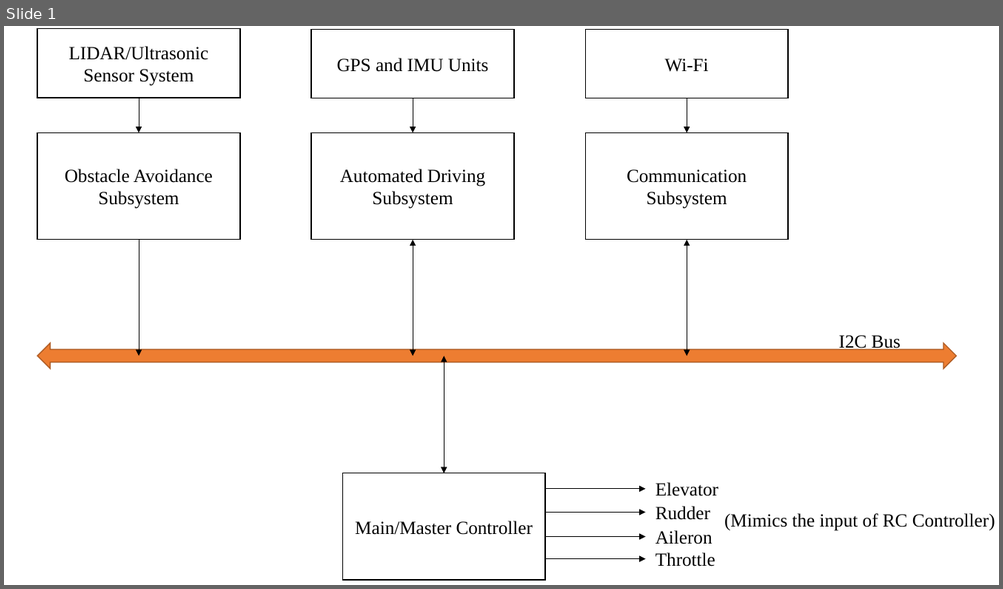
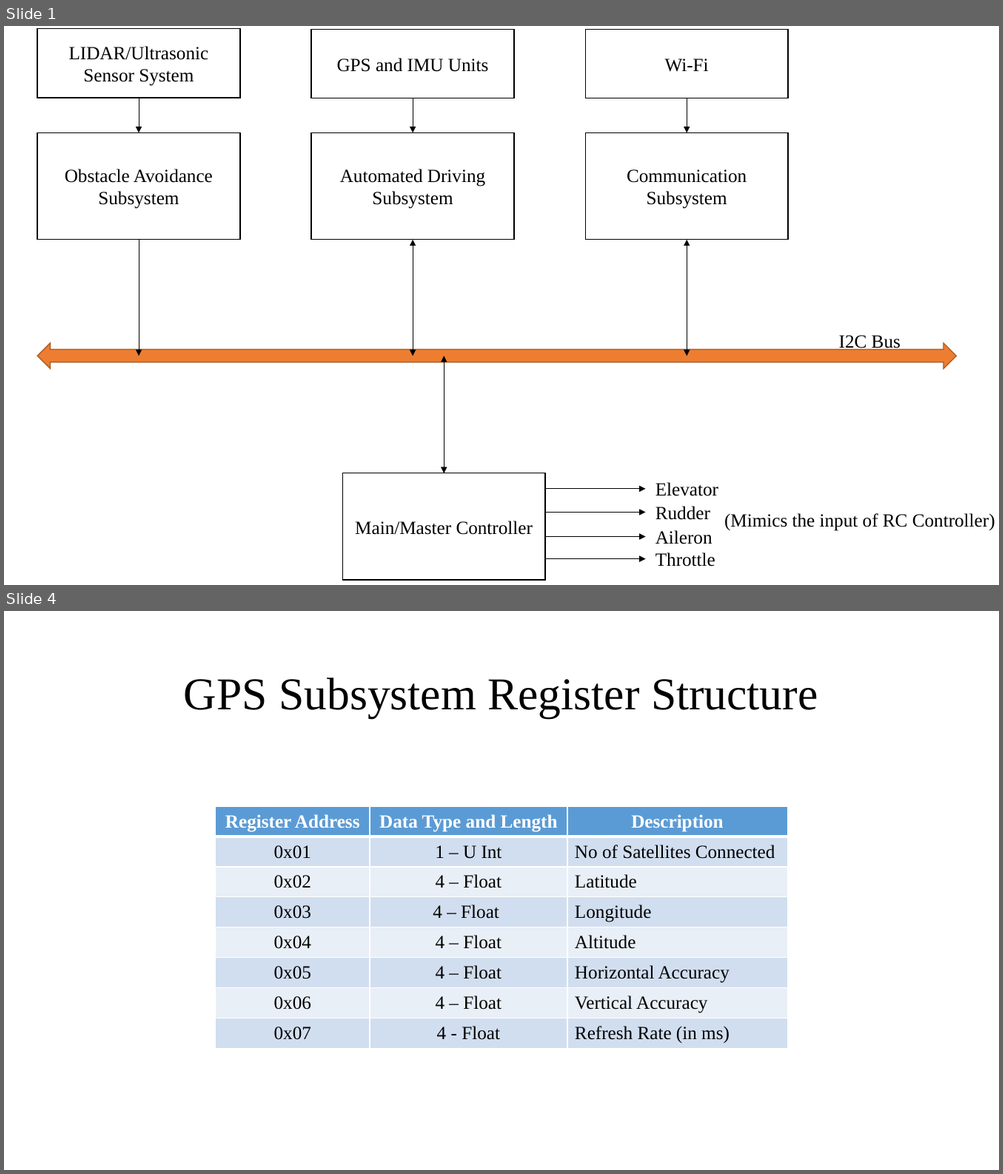
Before and after one commit to jeevaraam/AutoDrone, a slide deck: Documentation/Blocks.pptx. Shown one above the other, each under a label of ours: slide 1 before the commit, slides 1 and 4 after it; the slides between them are not shown. The pictures are 1003x589 and 1003x1174 pixels, drawn with LibreOffice and Linux fonts; fonts in the diff are those of the drawing. Boxes give left, top, right and bottom in pixels: in the first picture for what was removed or moved away, otherwise in the second. Text is boxed around its words. In the diff, an @@ line names an element or a change of style, - is before the commit and + after.

Commit message:
Subsystem Implementation Blocks and Register Structure

```diff
--- a/Documentation/Blocks.pptx
+++ b/Documentation/Blocks.pptx
@@ slide 4 added at (x1=4, y1=611, x2=999, y2=1170), background #FFFFFF @@
@@ title added at (x1=184, y1=678, x2=818, y2=718), 44 pt, text #000000 @@
+GPS Subsystem Register Structure
@@ table added at (x1=215, y1=806, x2=788, y2=1048), 8 rows, 3 columns @@
+Register Address | Data Type and Length | Description
+0x01 | 1 – U Int | No of Satellites Connected
+0x02 | 4 – Float | Latitude
+0x03 | 4 – Float | Longitude
+0x04 | 4 – Float | Altitude
+0x05 | 4 – Float | Horizontal Accuracy
+0x06 | 4 – Float | Vertical Accuracy
+0x07 | 4 - Float | Refresh Rate (in ms)
```
Also in this commit, not shown: 6 other slides added, 1 other file.
